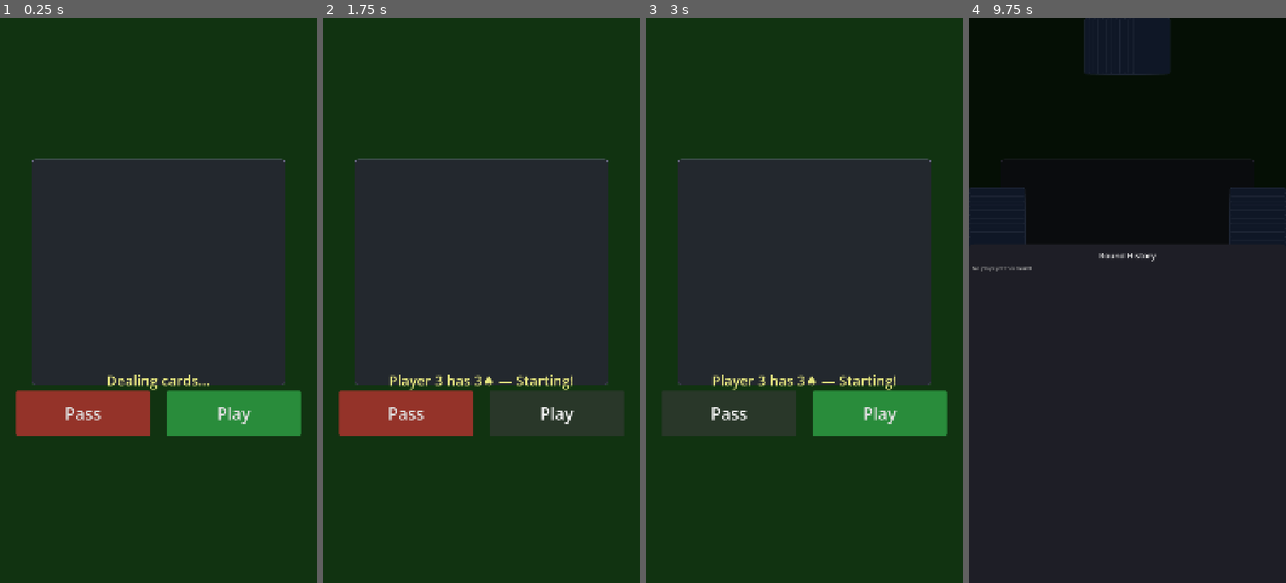
Above: before the commit, frames 1-4 (left to right).
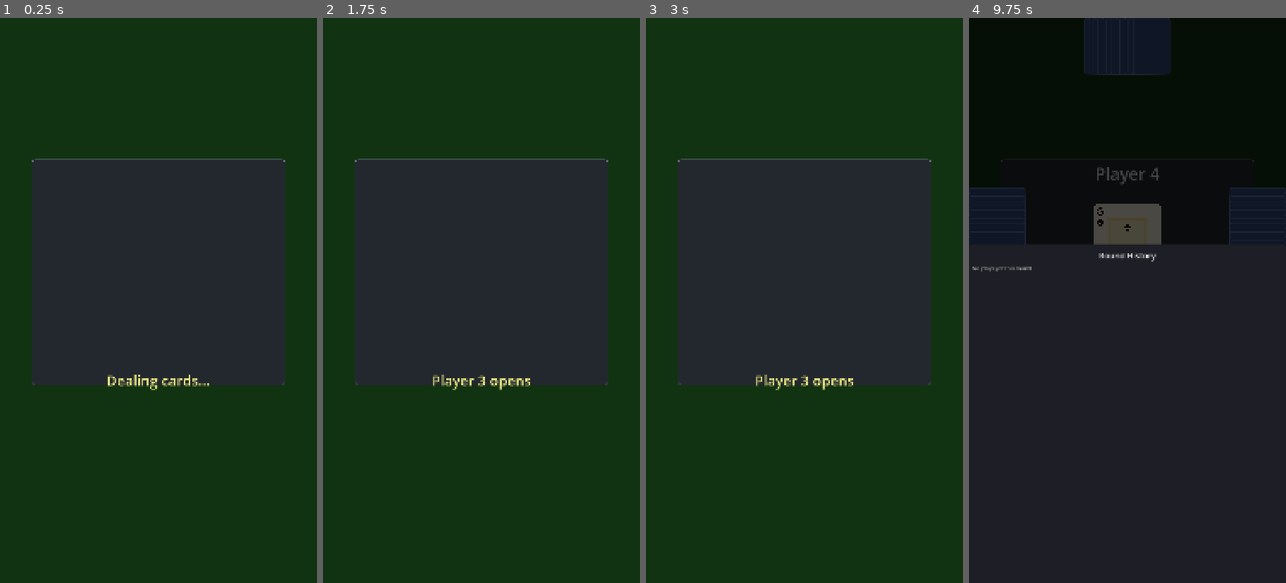
Above: after the commit, the same moments.

Repository: binhrobles/thirteen
Game: Godot game, scene res://scenes/main.tscn
Two runs of this game, one before a commit and one after it. Both use one fixed random seed, a clock stepped at 60 frames per second and the inputs below.
Inputs (mouse positions are in pixels of both pictures, inside the frame that each line leads up to):
- Up to frame 1 (0.25 s): no input
- Up to frame 2 (1.75 s): click (557, 413) at 0.5 s, where only the run before the commit has a clickable "Play"; click (557, 413) at 1.25 s, where only the run before the commit has a clickable "Play"
- Up to frame 3 (3 s): click (728, 413) at 2 s, where only the run before the commit has a clickable "Pass"; click (728, 413) at 2.75 s, where only the run before the commit has a clickable "Pass"
- Up to frame 4 (9.75 s): tap Enter at 3.5, 5, 9.5 s; move the mouse to (1127, 272) at 3.52 s; click (1127, 272) at 3.67 s; tap Space at 4.25, 5.75 s; move the mouse to (1007, 498) at 4.27 s; click (1007, 498) at 4.42 s; move the mouse to (1127, 272) at 5.02 s; click (1127, 272) at 5.17 s; move the mouse to (1073, 498) at 5.77 s; click (1073, 498) at 5.92 s; click "Play Selected" at 6.5 s; click "Play Selected" at 7.25 s; click "Play Selected" at 8 s; click "Pass" at 8.75 s; move the mouse to (1127, 272) at 9.52 s; click (1127, 272) at 9.67 s

The runs differ from the first frame. In frame 1, 6.9% of the frame differs, in the area x 4-96%, y 65-74%; in frame 2, 4.3%; in frame 3, 4.3%; in frame 4, 1.7%.

Commit message:
Improve deal sequence UX
- Hide play/pass buttons during deal sequence
- Change starting message from "Player X has 3♠ — Starting!" to "Player X opens"
- Show buttons after deal sequence completes

Co-Authored-By: Claude Sonnet 4.5 <noreply@anthropic.com>

Diff:
--- a/scripts/main.gd
+++ b/scripts/main.gd
@@ -89,6 +89,10 @@
 	"""Initialize a new game"""
 	print("=== Starting New Game ===")
 
+	# Hide buttons during deal sequence
+	play_button.hide()
+	pass_button.hide()
+
 	# Create play area first (for showing deal messages)
 	play_area_ui = PlayAreaScene.instantiate()
 	add_child(play_area_ui)
@@ -104,11 +108,15 @@
 
 	# Show starting player message
 	var player_name := "You" if starting_player == 0 else "Player %d" % (starting_player + 1)
-	play_area_ui.show_game_message("%s has 3♠ — Starting!" % player_name, 1.5)
+	play_area_ui.show_game_message("%s opens" % player_name, 1.5)
 	await play_area_ui.get_tree().create_timer(1.5).timeout
 
 	# Clear play area before game starts
 	play_area_ui.clear()
+
+	# Show buttons (turn manager will enable/disable as needed)
+	play_button.show()
+	pass_button.show()
 
 	# Create player hand UI
 	player_hand_ui = PlayerHandScene.instantiate()
